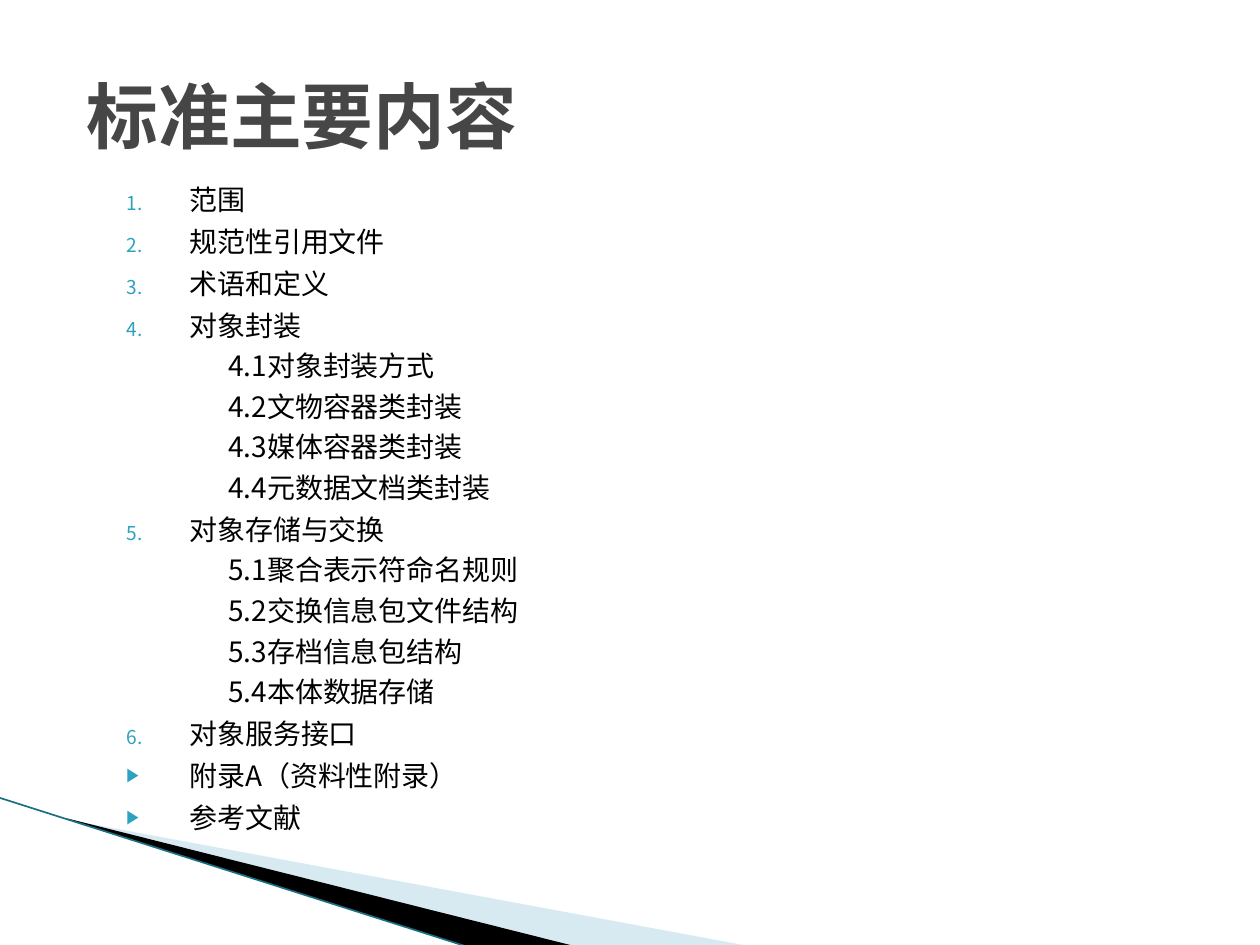
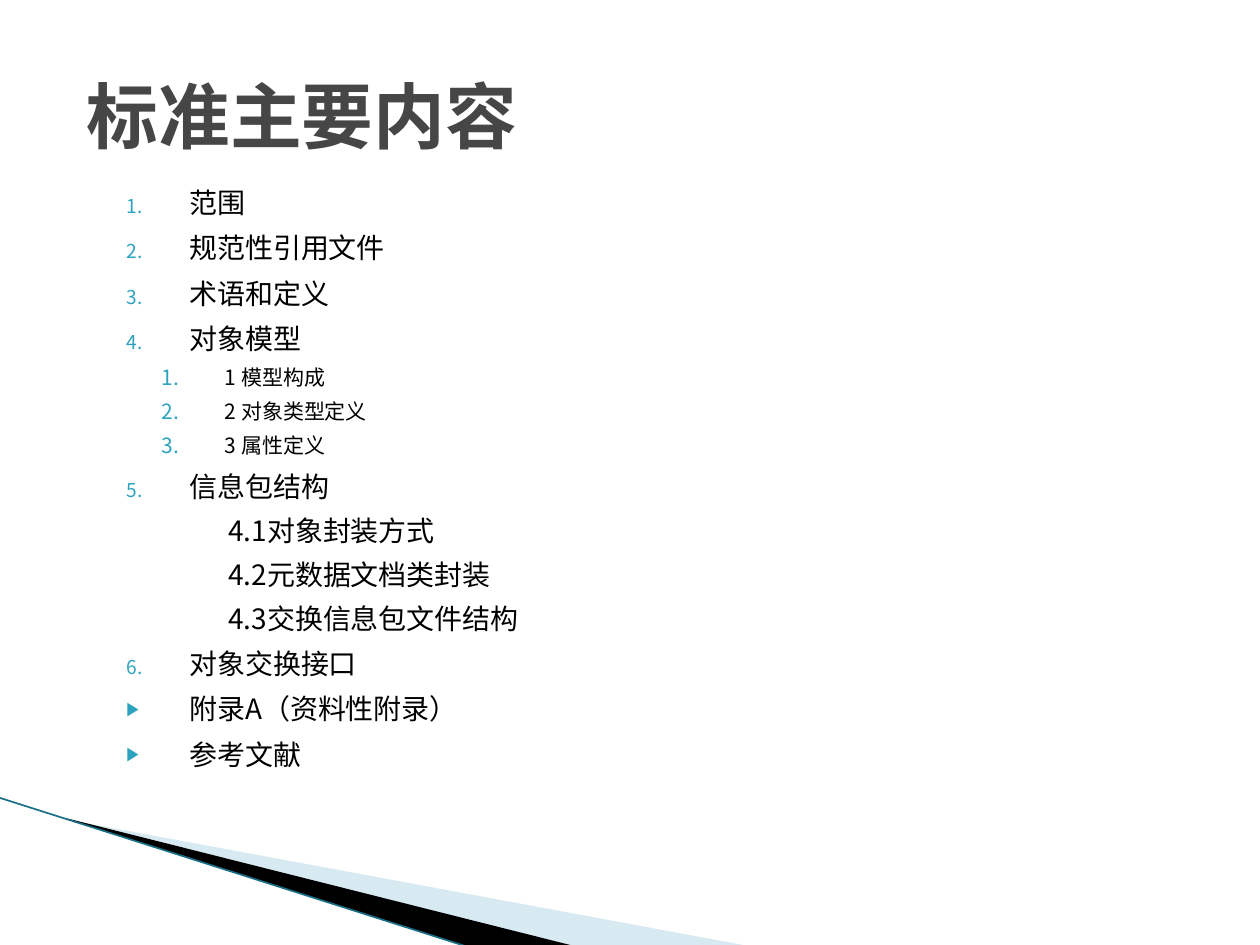
Before and after one commit to JohnKobe/virtual, a slide deck: slide 57 of 故宫交换标准阶段汇报-20160616.pptx (slide 50 before the commit). Drawn at 1260x945 pixels with LibreOffice and Linux fonts; fonts in the diff are those of the drawing; background and template pictures are left out. Boxes give left, top, right and bottom in pixels: in the first picture for what was removed or moved away, otherwise in the second. Text is boxed around its words. In the diff, an @@ line names an element or a change of style, - is before the commit and + after.

```diff
--- a/故宫交换标准阶段汇报-20160616.pptx
+++ b/故宫交换标准阶段汇报-20160616.pptx
@@ text at box(189, 189, 457, 768): line spacing 1.04 to 1.14 @@
@@ text at box(189, 325, 367, 500): text changed; size 16 to 12 pt @@
-4. 对象封装
+4. 对象模型
+  1. 1 模型构成
+  2. 2 对象类型定义
+  3. 3 属性定义
+5. 信息包结构
@@ text at box(189, 561, 518, 677): text changed @@
-  4.2文物容器类封装
-  4.3媒体容器类封装
-  4.4元数据文档类封装
-5. 对象存储与交换
-  5.1聚合表示符命名规则
-  5.2交换信息包文件结构
-  5.3存档信息包结构
-  5.4本体数据存储
-6. 对象服务接口
+  4.2元数据文档类封装
+  4.3交换信息包文件结构
+6. 对象交换接口
```
Also in this commit, not shown: 3 other slides changed, 8 slides added, 1 slide removed, 2 other files.
